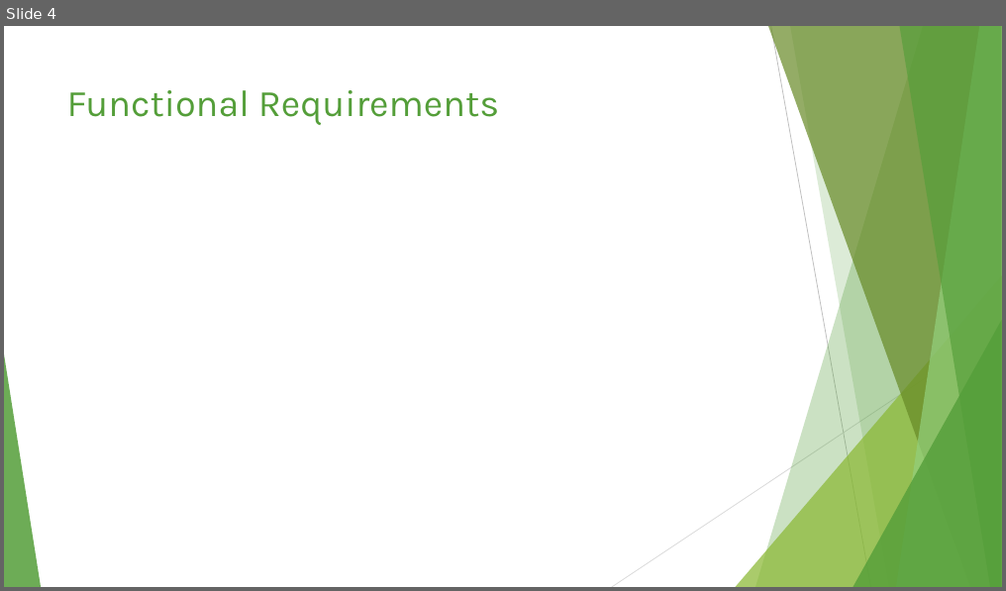
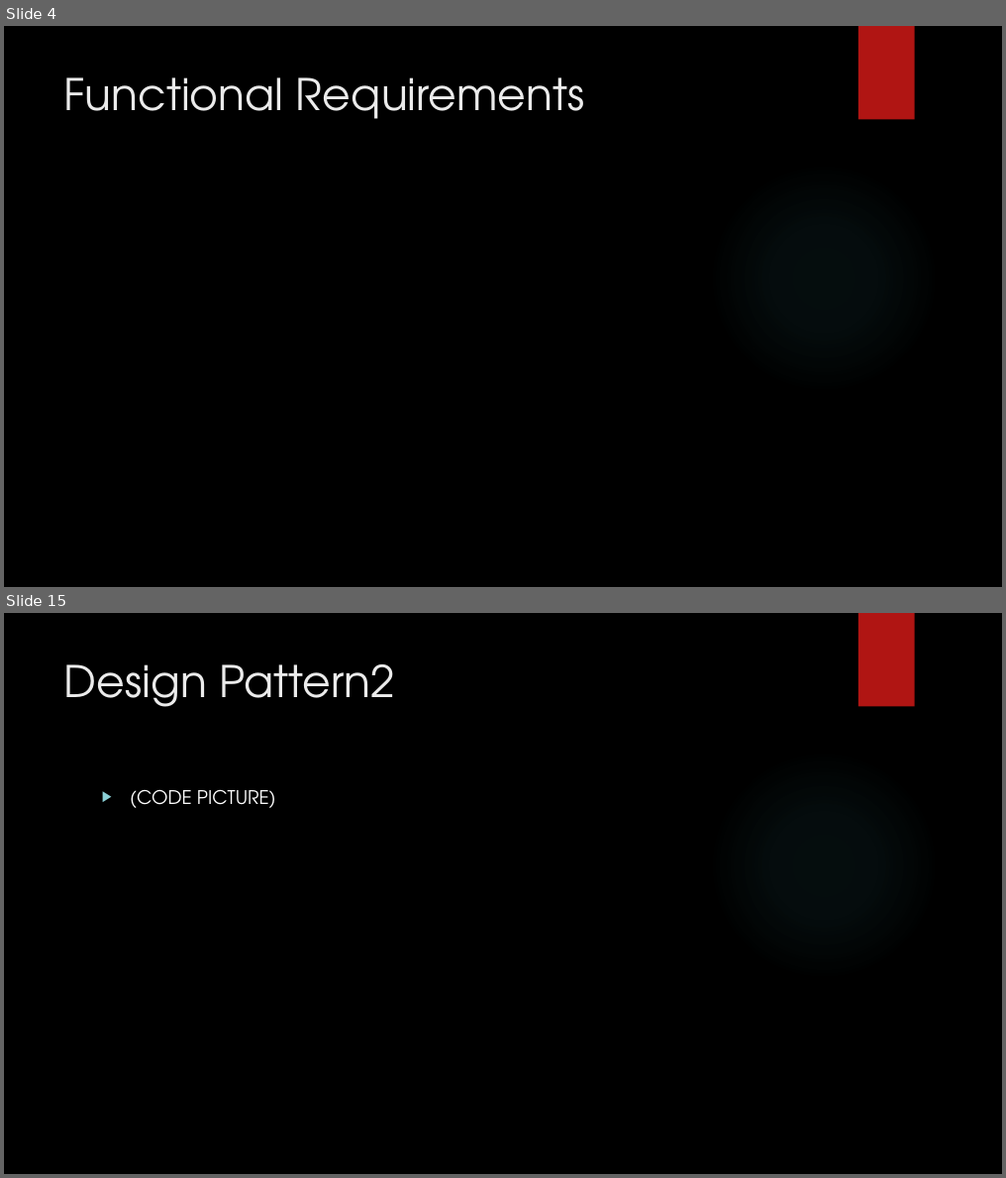
Before and after one commit to jmp808/Go4Food, a slide deck: Documents/Go4Food.pptx. Shown one above the other, each under a label of ours: slide 4 before the commit, slides 4 and 15 after it; the slides between them are not shown. The pictures are 1006x591 and 1006x1178 pixels, drawn with LibreOffice and Linux fonts; fonts in the diff are those of the drawing; background and template pictures are left out. Boxes give left, top, right and bottom in pixels: in the first picture for what was removed or moved away, otherwise in the second. Text is boxed around its words. In the diff, an @@ line names an element or a change of style, - is before the commit and + after.

```diff
--- a/Documents/Go4Food.pptx
+++ b/Documents/Go4Food.pptx
@@ slide 15 added at bbox=[4, 613, 1002, 1174], background picture (left out); not listed: 2 template elements that a slide beside it also shows @@
@@ title added at bbox=[64, 664, 395, 707], 42 pt, text #EBEBEB @@
+Design Pattern2
@@ text added at bbox=[130, 789, 276, 808], 18 pt, text #FFFFFF @@
+▶ (CODE PICTURE)
@@ slide 4 changed as well @@
@@ background #FFFFFF to picture (left out) @@
@@ rectangle added at bbox=[858, 26, 915, 120], fill #B01513 @@
@@ title "Functional Requirements": place and size @@
-title "Functional Requirements" at bbox=[67, 90, 499, 125]
+title "Functional Requirements" at bbox=[64, 77, 584, 119]
@@ title "Functional Requirements" at bbox=[64, 77, 584, 119]: size 36 to 42 pt, font Karla to TeX Gyre Adventor, text colour #549E39 to #EBEBEB @@
@@ ellipse added at bbox=[709, 163, 939, 393], fill gradient #50B9C1 @@
@@ group removed at bbox=[4, 26, 1002, 587]: 5 freeform shapes, 3 triangles, 2 lines @@
```
Also in this commit, not shown: 4 other slides changed, 12 other slides added, 5 slides removed, 3 other files.
